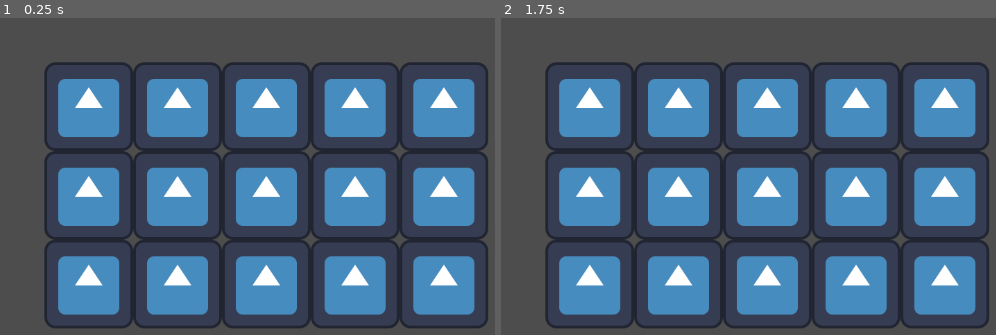
Above: before the commit, frames 1-2 (left to right).
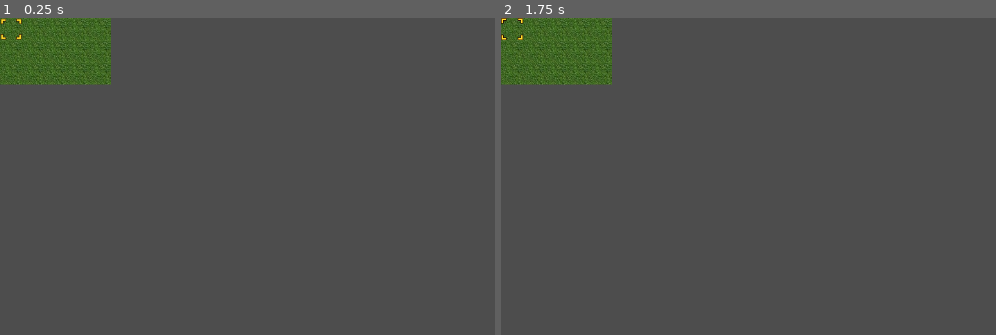
Above: after the commit, the same moments.

Repository: Gavello685/Project-Lovelace
Game: Godot game, scene res://main_node.tscn
The game is run twice, just before and just after one commit, with the same random seed, the same clock (stepped at 60 frames per second) and the same inputs. The engine's default icon, where the game draws it, is replaced by a stand-in: a white triangle on a blue panel in a dark square.
Inputs:
- Up to frame 1 (0.25 s): no input
- Up to frame 2 (1.75 s): tap Enter at 0.5 s; tap Space at 1.25 s

The runs differ from the first frame. In frame 1, 48% of the frame differs, in the area x 0-99%, y 0-98%; in frame 2, 48%.

Commit message:
Added grass and cursor sprite with animations

Diff:
--- a/MainNode.gd
+++ b/MainNode.gd
@@ -1,5 +1,6 @@
 extends Node
 
+@onready var _cursor = $CursorNode/AnimatedSprite2D
 
 # Called when the node enters the scene tree for the first time.
 func _ready():
@@ -8,22 +9,23 @@
 
 # Called every frame. 'delta' is the elapsed time since the previous frame.
 func _process(delta):
+	_cursor.play("default")
 	pass
 
 
 func _drawMap():
-	var x = 0
-	var y = 0
+	var x = -16
+	var y = -16
 	for n in 5:
-		y = 0
-		x += 128
+		y = -16
+		x += 32
 		for j in 3:
-			y += 128
+			y += 32
 			var tileBody = StaticBody2D.new()
 			var tileCol = CollisionShape2D.new()
 			tileBody.add_child(tileCol)
 			var tileSprite = Sprite2D.new()
-			tileSprite.texture = load('res://icon.svg')
+			tileSprite.texture = load('res://grass.jpg')
 			tileBody.add_child(tileSprite)
 			tileBody.global_position = Vector2(x,y)
 			$MapNode.add_child(tileBody)
--- a/main_node.tscn
+++ b/main_node.tscn
@@ -1,8 +1,33 @@
-[gd_scene load_steps=2 format=3 uid="uid://cqfr5rq5ridlm"]
+[gd_scene load_steps=5 format=3 uid="uid://cqfr5rq5ridlm"]
 
 [ext_resource type="Script" path="res://MainNode.gd" id="1_eacd3"]
+[ext_resource type="Texture2D" uid="uid://dfos13rrtyuob" path="res://cursor1.png" id="2_pt5jf"]
+[ext_resource type="Texture2D" uid="uid://d3rduhhwe1kym" path="res://cursor2.png" id="3_pwgdk"]
+
+[sub_resource type="SpriteFrames" id="SpriteFrames_xlfar"]
+animations = [{
+"frames": [{
+"duration": 1.0,
+"texture": ExtResource("2_pt5jf")
+}, {
+"duration": 1.0,
+"texture": ExtResource("3_pwgdk")
+}],
+"loop": true,
+"name": &"default",
+"speed": 3.0
+}]
 
 [node name="MainNode" type="Node"]
 script = ExtResource("1_eacd3")
 
 [node name="MapNode" type="Node2D" parent="."]
+
+[node name="CursorNode" type="CharacterBody2D" parent="."]
+position = Vector2(16, 16)
+
+[node name="CollisionShape2D" type="CollisionShape2D" parent="CursorNode"]
+
+[node name="AnimatedSprite2D" type="AnimatedSprite2D" parent="CursorNode"]
+sprite_frames = SubResource("SpriteFrames_xlfar")
+frame_progress = 0.985677
Binary file added: cursor1.png
Not shown, added: cursor1.png.import
Binary file added: cursor2.png
Not shown, added: cursor2.png.import
Binary file added: grass.jpg
Not shown, added: grass.jpg.import
Binary file added: squareCursor.png
Not shown, added: squareCursor.png.import
